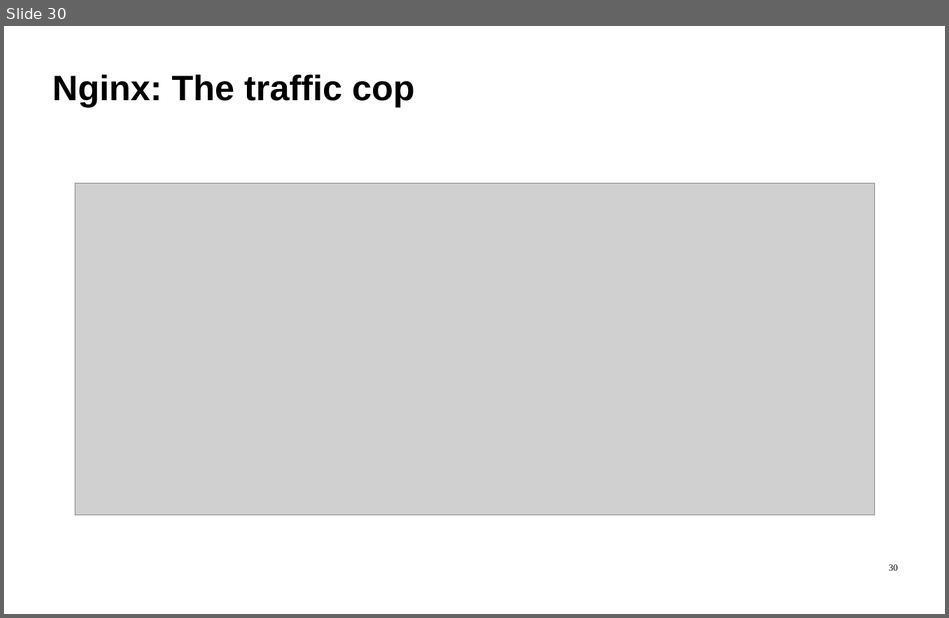
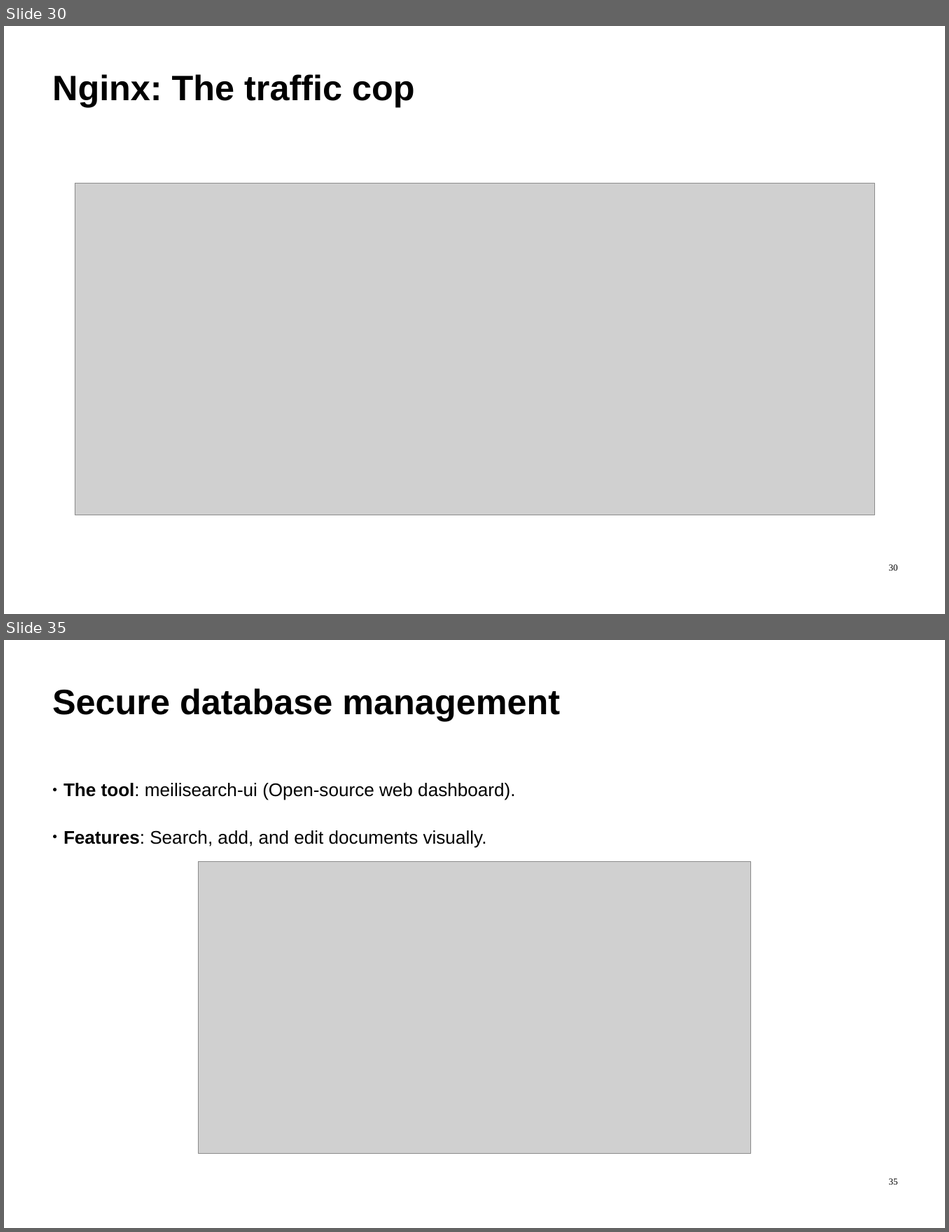
Before and after one commit to ImadSaddik/FullStackDeploymentHandbook, a slide deck: course-assets/slides/full_stack_deployment_guide.odp. Shown one above the other, each under a label of ours: slide 30 before the commit, slides 30 and 35 after it; the slides between them are not shown. The pictures are 949x618 and 949x1232 pixels, drawn with LibreOffice and Linux fonts; fonts in the diff are those of the drawing; grey boxes stand for pictures. Boxes give left, top, right and bottom in pixels: in the first picture for what was removed or moved away, otherwise in the second. Text is boxed around its words. In the diff, an @@ line names an element or a change of style, - is before the commit and + after.

```diff
--- a/course-assets/slides/full_stack_deployment_guide.odp
+++ b/course-assets/slides/full_stack_deployment_guide.odp
@@ slide 35 added at (4, 640, 945, 1228), background #FFFFFF @@
@@ text added at (52, 688, 560, 721), 54 pt, text #000000, bold @@
+Secure database management
@@ text added at (63, 783, 515, 848), 28 pt, text #000000 @@
+● The tool: meilisearch-ui (Open-source web dashboard).
+● Features: Search, add, and edit documents visually.
@@ picture added at (199, 862, 751, 1153) @@
@@ page number added at (889, 1178, 898, 1185), 14 pt, text #000000 @@
+35
```
Also in this commit, not shown: 5 other slides added, 1 other file.
